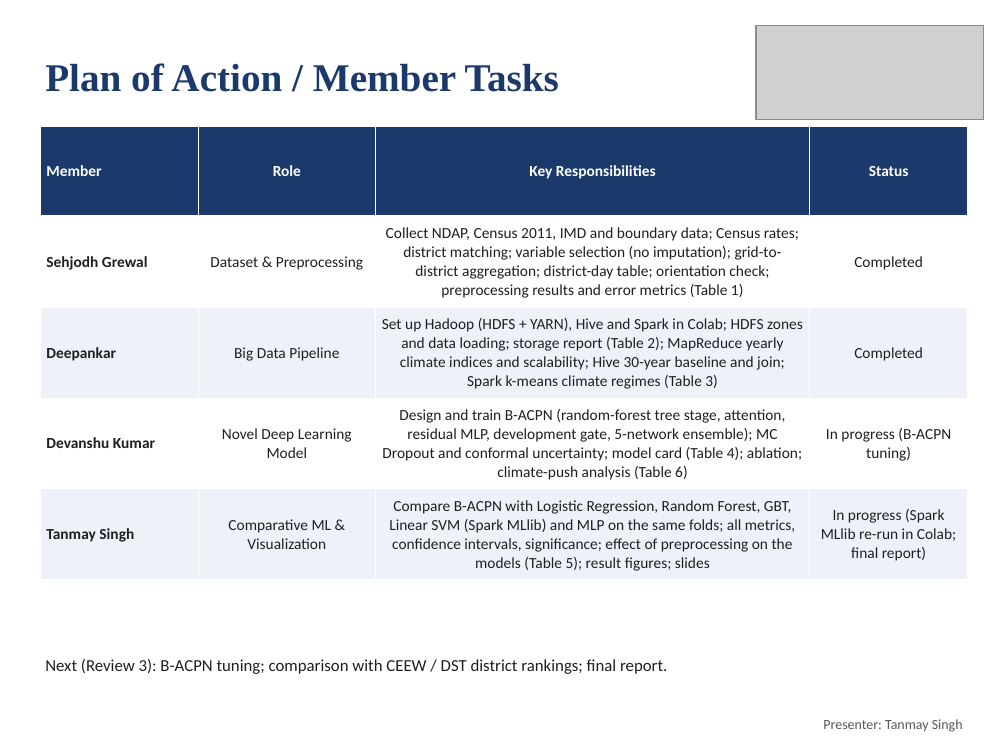
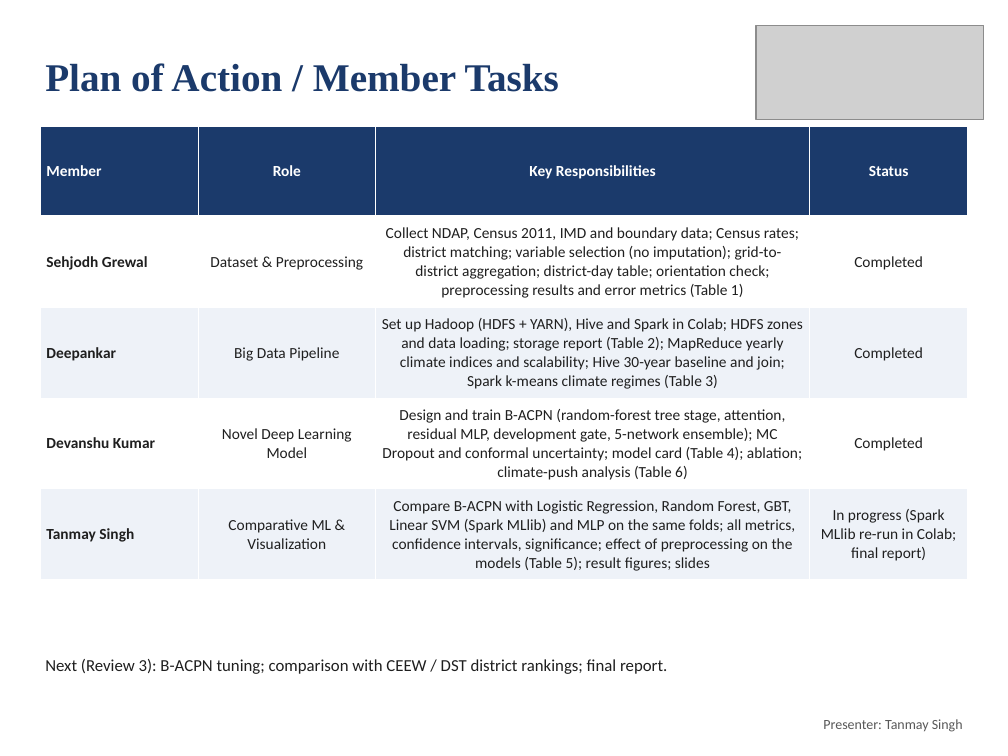
Before and after one commit to deepankarkumar1310/hadoop-ml-algorithm-, a slide deck: slide 33 of docs/Review2_Deck.pptx. Drawn at 1008x756 pixels with LibreOffice and Linux fonts; fonts in the diff are those of the drawing; grey boxes stand for pictures. Boxes give left, top, right and bottom in pixels: in the first picture for what was removed or moved away, otherwise in the second. Text is boxed around its words. In the diff, an @@ line names an element or a change of style, - is before the commit and + after.

```diff
--- a/docs/Review2_Deck.pptx
+++ b/docs/Review2_Deck.pptx
@@ table at bbox=[40, 126, 969, 580] @@
-row 4, column 4: In progress (B-ACPN tuning)
+row 4, column 4: Completed
```
Also in this commit, not shown: 2 other files.
